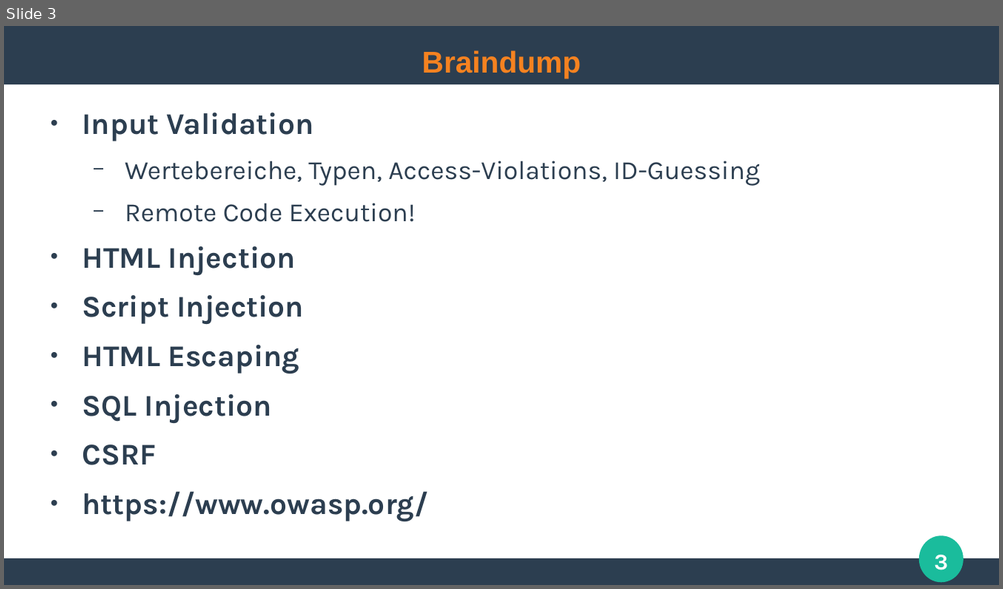
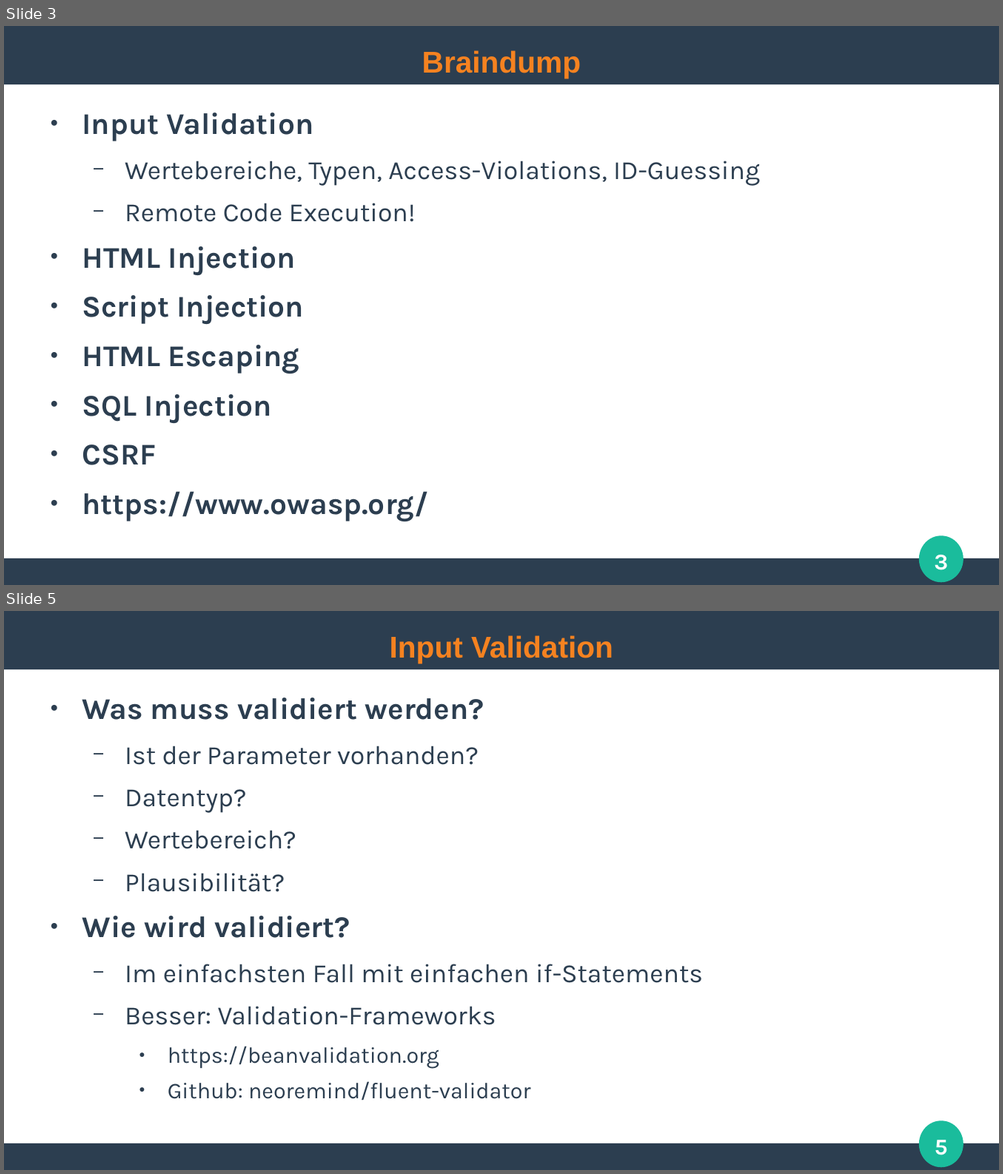
Before and after one commit to ghandmann/HS-AlbSig-WebAnwendungen2, a slide deck: Kapitel/06_WebSecurity.odp. Shown one above the other, each under a label of ours: slide 3 before the commit, slides 3 and 5 after it; the slides between them are not shown. The pictures are 1003x589 and 1003x1174 pixels, drawn with LibreOffice and Linux fonts; fonts in the diff are those of the drawing. Boxes give left, top, right and bottom in pixels: in the first picture for what was removed or moved away, otherwise in the second. Text is boxed around its words. In the diff, an @@ line names an element or a change of style, - is before the commit and + after.

```diff
--- a/Kapitel/06_WebSecurity.odp
+++ b/Kapitel/06_WebSecurity.odp
@@ slide 5 added at [4, 611, 999, 1170], background #FFFFFF; not listed: 3 template elements that a slide beside it also shows @@
@@ title added at [390, 635, 613, 664], 24 pt, text #F58220, bold @@
+Input Validation
@@ text added at [82, 698, 703, 1100], 21 pt, text #2C3E50 @@
+● Was muss validiert werden?
+  − Ist der Parameter vorhanden?
+  − Datentyp?
+  − Wertebereich?
+  − Plausibilität?
+● Wie wird validiert?
+  − Im einfachsten Fall mit einfachen if-Statements
+  − Besser: Validation-Frameworks
+    ● https://beanvalidation.org
+    ● Github: neoremind/fluent-validator
@@ page number added at [934, 1140, 948, 1156], 18 pt, text #FFFFFF, bold @@
+5
```
Also in this commit, not shown: 17 other slides added.
